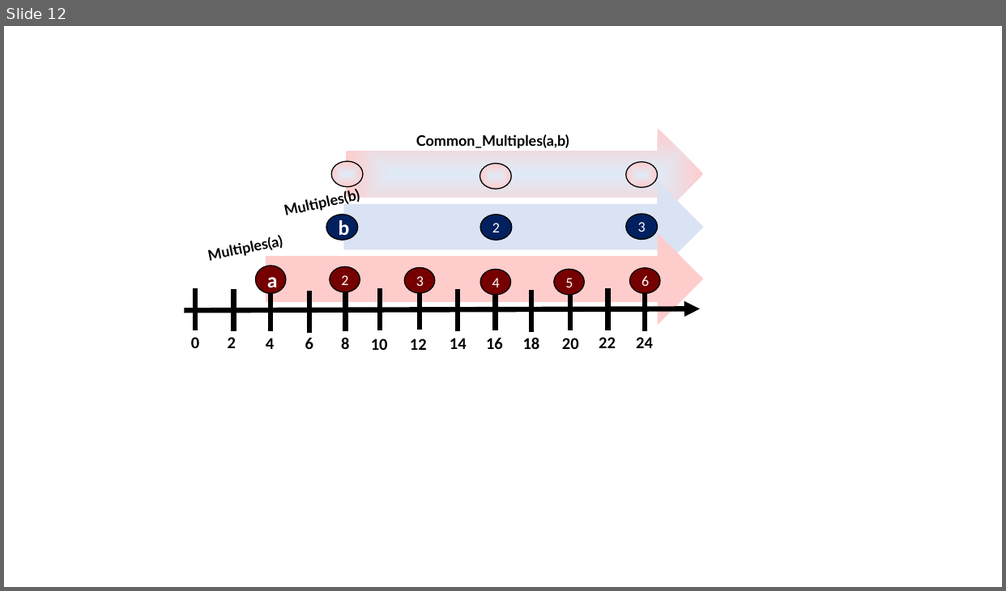
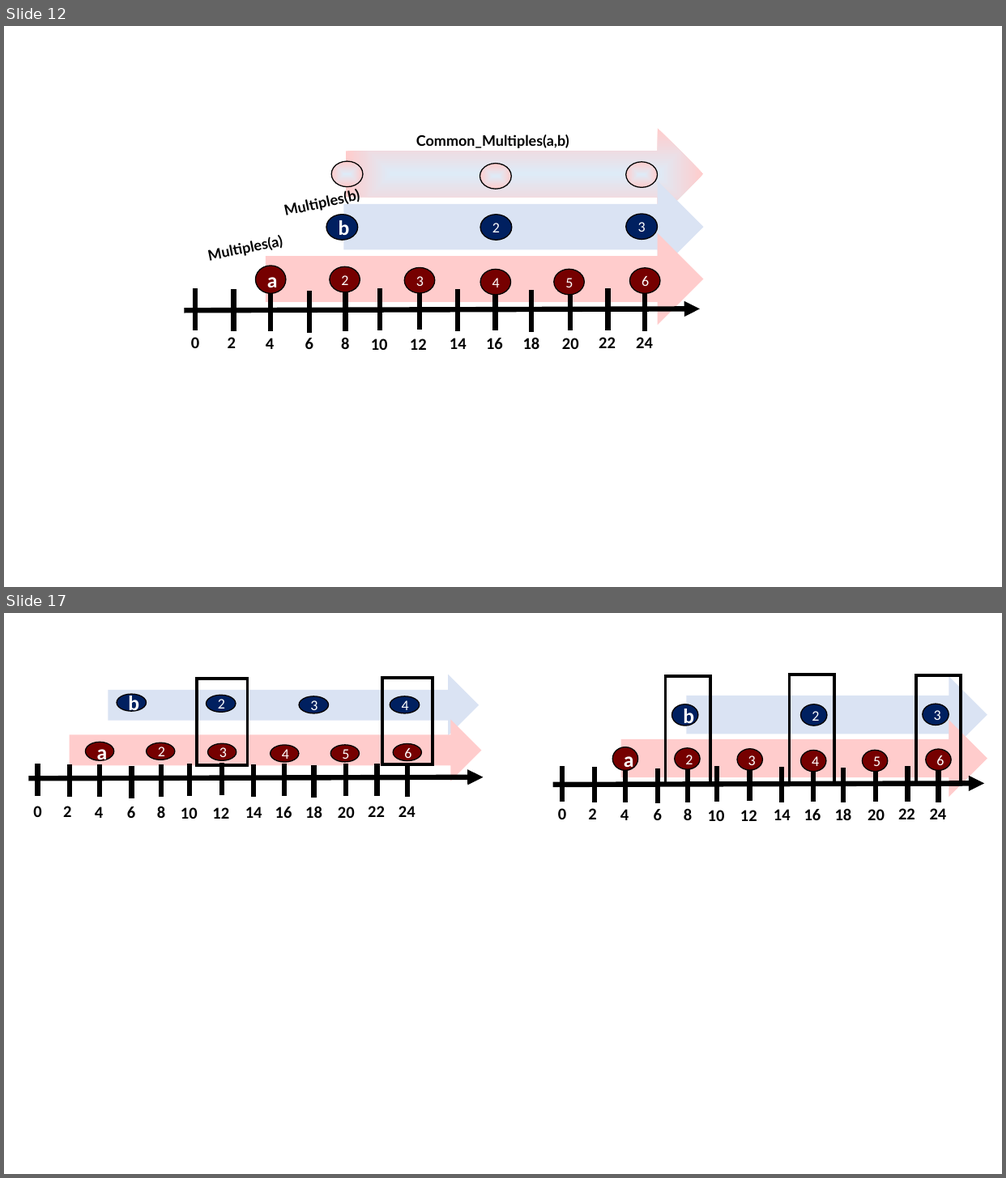
Before and after one commit to valdas1966/myq, a slide deck: Images/Mathematics/Numbers/For Pictures.pptx. Shown one above the other, each under a label of ours: slide 12 before the commit, slides 12 and 17 after it; the slides between them are not shown. The pictures are 1006x591 and 1006x1178 pixels, drawn with LibreOffice and Linux fonts; fonts in the diff are those of the drawing. Boxes give left, top, right and bottom in pixels: in the first picture for what was removed or moved away, otherwise in the second. Text is boxed around its words. In the diff, an @@ line names an element or a change of style, - is before the commit and + after.

```diff
--- a/Images/Mathematics/Numbers/For Pictures.pptx
+++ b/Images/Mathematics/Numbers/For Pictures.pptx
@@ slide 17 added at [4,613,1002,1174], background #FFFFFF @@
@@ group added at [28,675,484,819]: 13 lines, 13 texts, 10 ellipses, 2 right arrows, 2 rectangles, 1 arrow @@
+8
+10
+12
+14
+16
+6
+4
+2
+0
+a
+2
+3
+6
+b
+4
+18
+20
+22
+24
+4
+5
+2
+3
@@ group added at [552,675,987,821]: 13 lines, 13 texts, 9 ellipses, 3 rectangles, 2 right arrows, 1 arrow @@
+8
+10
+12
+14
+16
+6
+4
+2
+0
+a
+2
+3
+6
+b
+3
+18
+20
+22
+24
+4
+5
+2
```
Also in this commit, not shown: 5 other slides added.
